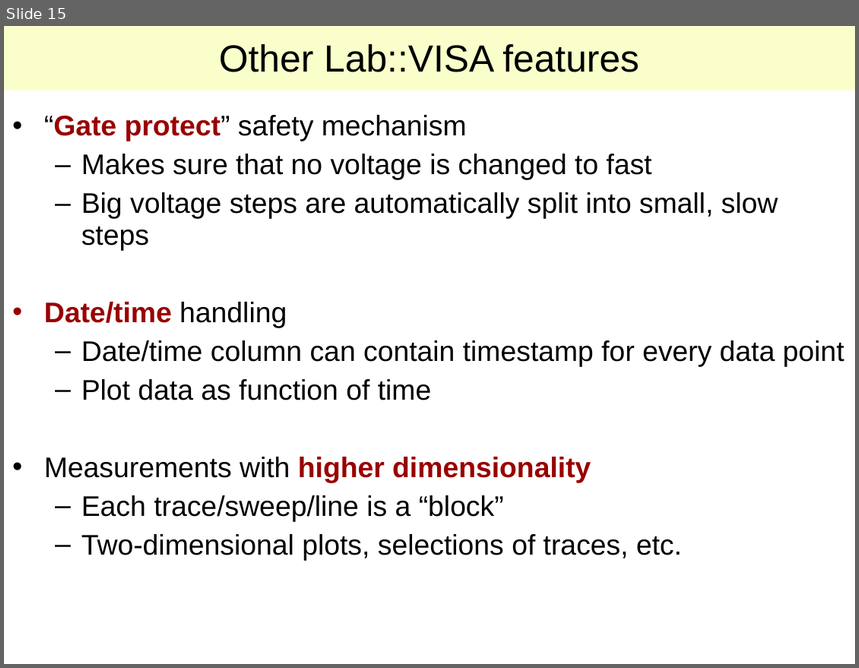
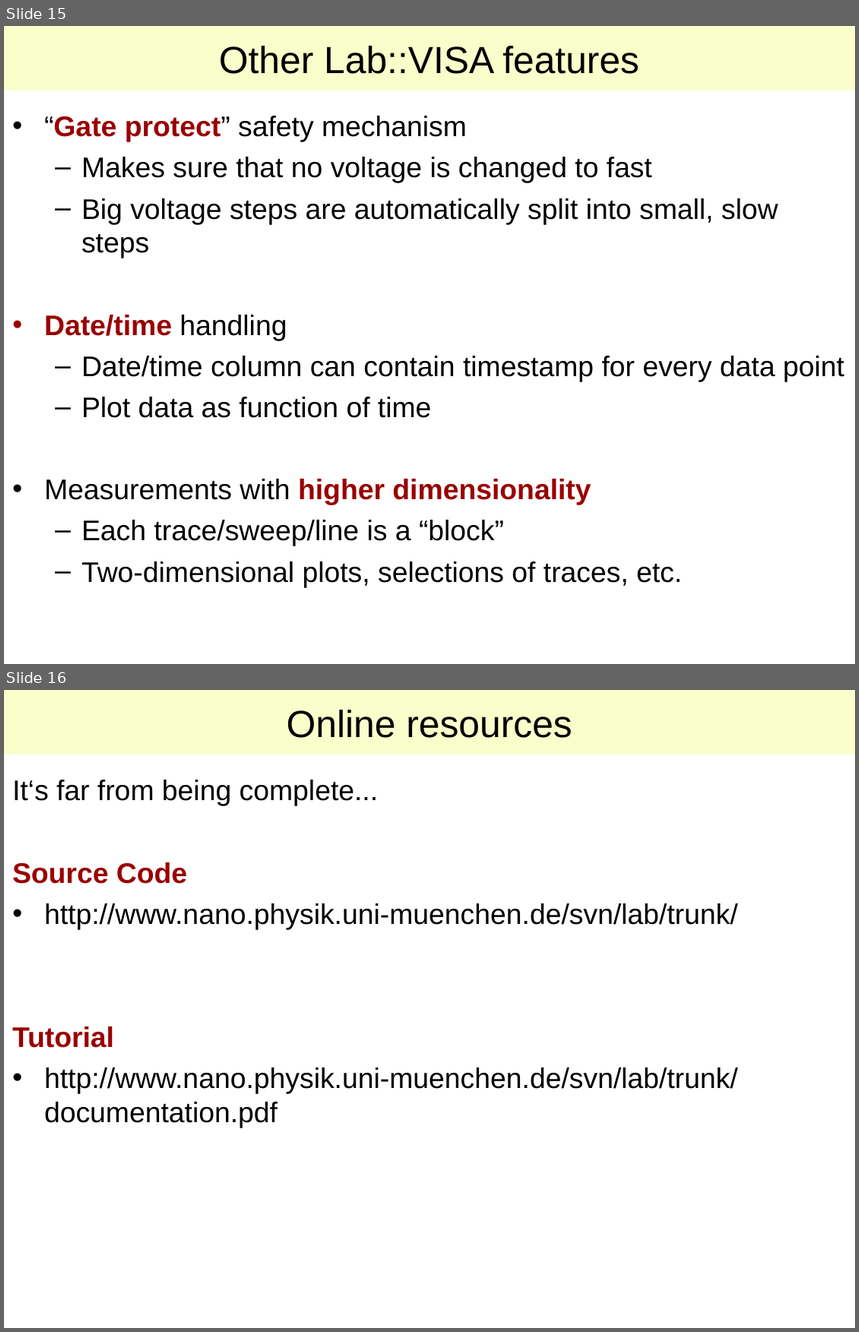
Before and after one commit to lab-measurement/Lab-VISA, a slide deck: Tutorial/Talk/Lab-VISA.ppt. Shown one above the other, each under a label of ours: slide 15 before the commit, slides 15 and 16 after it. The pictures are 859x668 and 859x1332 pixels, drawn with LibreOffice and Linux fonts; fonts in the diff are those of the drawing. Boxes give left, top, right and bottom in pixels: in the first picture for what was removed or moved away, otherwise in the second. Text is boxed around its words. In the diff, an @@ line names an element or a change of style, - is before the commit and + after.

Commit message:
Reverted latest modifications.
The updates to the slides looked terrible and did not add any valuable information. Nobody wants to read source code like this, neither during a real talk nor on the screen. You can open the examples in a parallel editor.

The HTML version was even more unusable.

I will add a PDF version to the website.

Sorry, eh..

```diff
--- a/Tutorial/Talk/Lab-VISA.ppt
+++ b/Tutorial/Talk/Lab-VISA.ppt
@@ slide 16 added at (4,690,855,1328), background #FFFFFF @@
@@ title added at (4,690,855,755), fill #F9FECA, 32 pt, text #000000 @@
+Online resources
@@ text added at (12,780,738,1129), 24 pt, text #000000 @@
+It‘s far from being complete...
+Source Code
+• http://www.nano.physik.uni-muenchen.de/svn/lab/trunk/
+Tutorial
+• http://www.nano.physik.uni-muenchen.de/svn/lab/trunk/documentation.pdf
@@ slide 15 changed as well @@
@@ title "Other Lab::VISA features" at (4,26,855,91): line spacing 0.93 to 1 @@
@@ text "“Gate protect” safety mechanism" at (44,116,845,588): indent changed; line spacing 0.93 to 1 @@
```
Also in this commit, not shown: 11 other slides changed, 4 other slides added, 3 slides removed, 2 other files.
